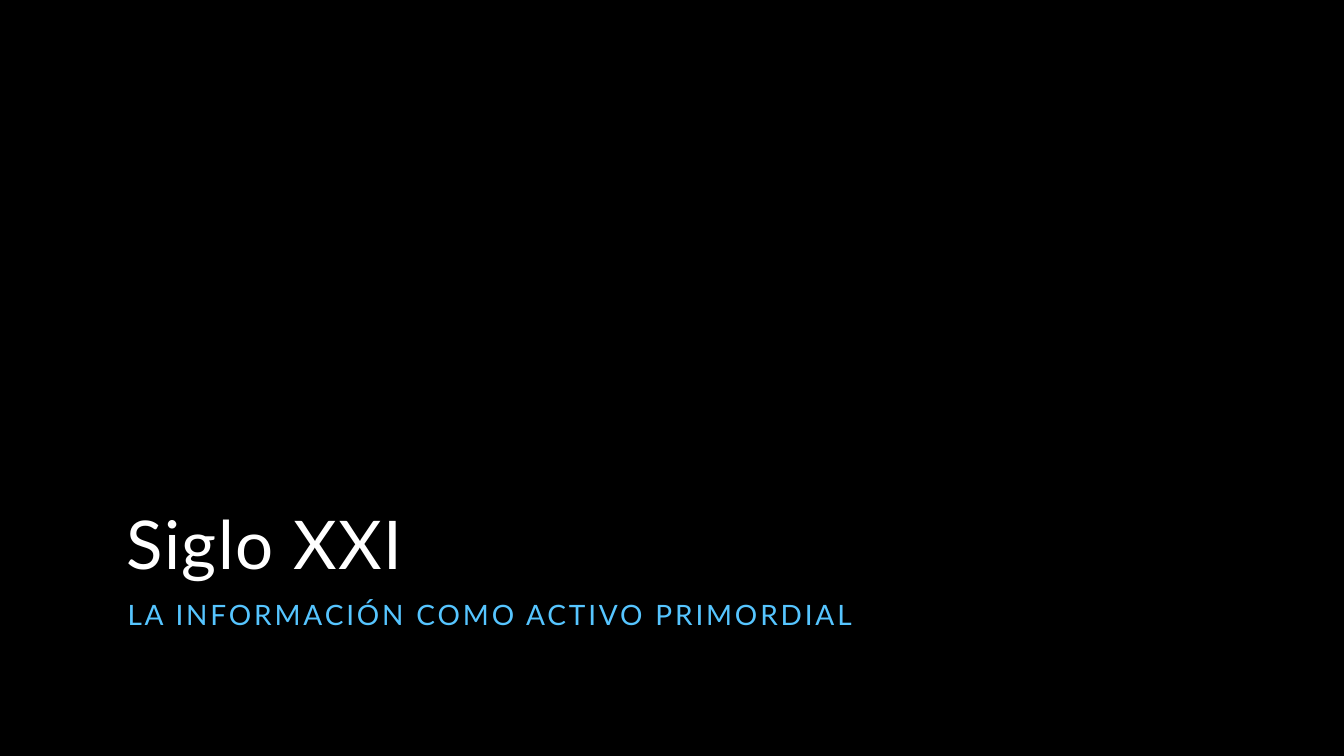
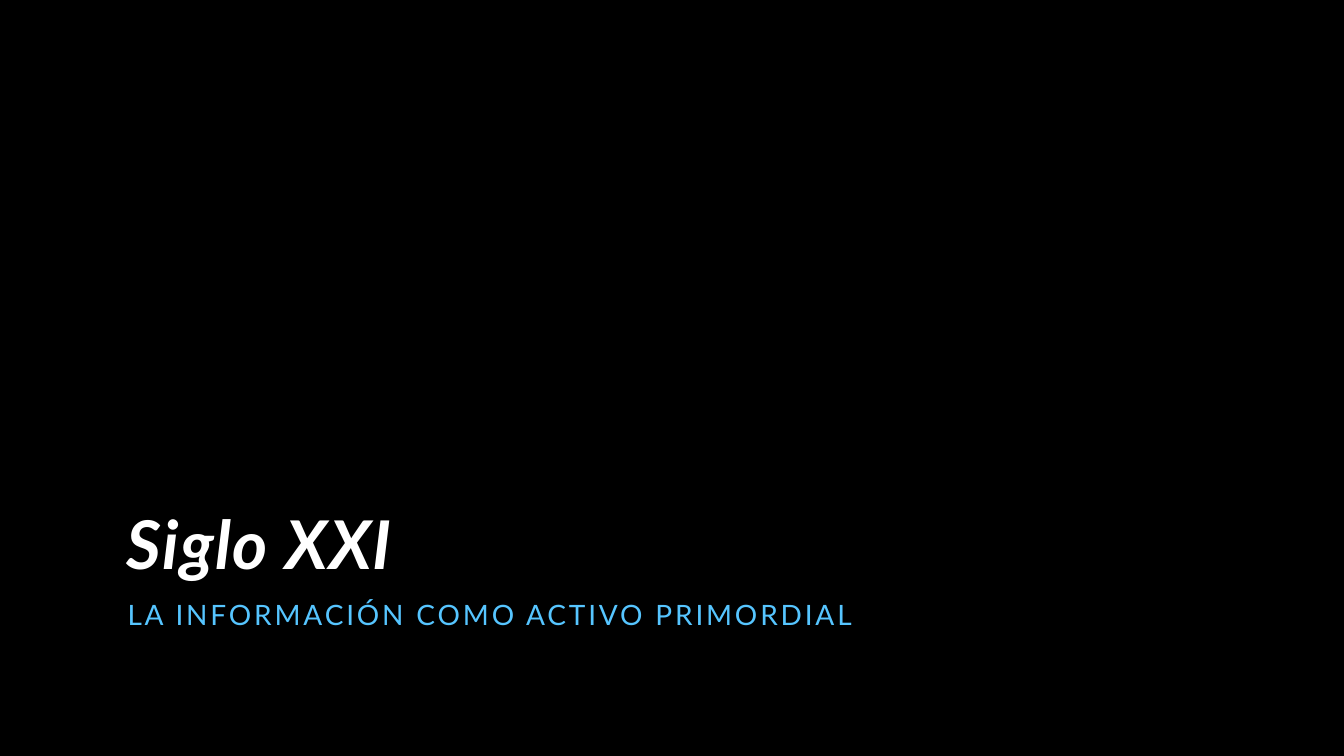
Before and after one commit to miparnisari/implantaciondesistemas, a slide deck: slide 25 of Presentacion/Fuga de Información.pptx. Drawn at 1344x756 pixels with LibreOffice and Linux fonts; fonts in the diff are those of the drawing; background and template pictures are left out. Boxes give left, top, right and bottom in pixels: in the first picture for what was removed or moved away, otherwise in the second. Text is boxed around its words. In the diff, an @@ line names an element or a change of style, - is before the commit and + after.

```diff
--- a/Presentacion/Fuga de Información.pptx
+++ b/Presentacion/Fuga de Información.pptx
@@ title "Siglo XXI" at box(127, 519, 392, 581): bold on, italic on @@
```
Also in this commit, not shown: 15 other slides changed.
